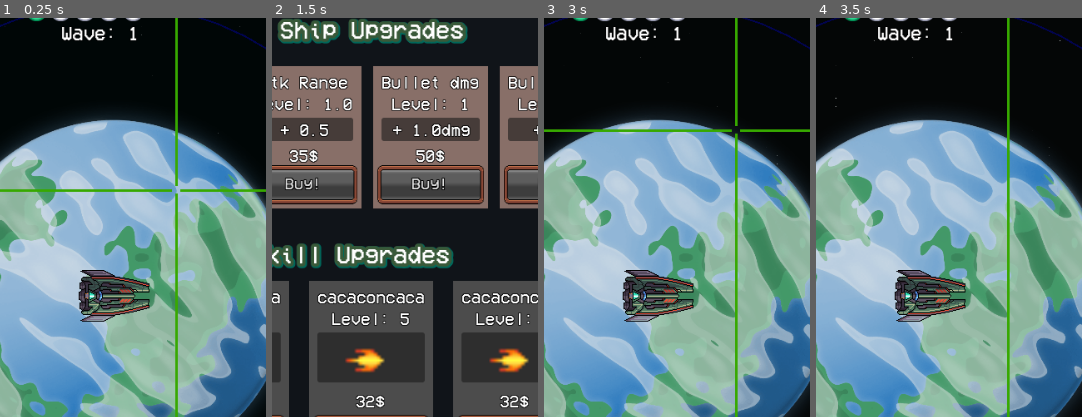
Above: before the commit, frames 1-4 (left to right).
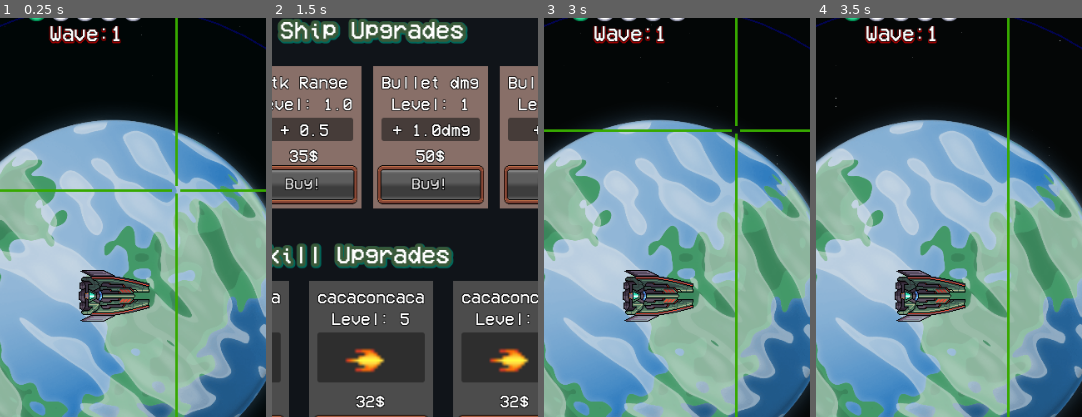
Above: after the commit, the same moments.

Repository: MauroCastro1705/mini_auto_battler
Game: Godot game, scene res://test/test-scene.tscn
Two runs of this game, one before a commit and one after it. Both use one fixed random seed, a clock stepped at 60 frames per second and the inputs below. The project has no main scene, so this scene is started directly.
Inputs (mouse positions are % of the whole screen's width and height, from its top left):
- Up to frame 1 (0.25 s): no input
- Up to frame 2 (1.5 s): click "Store" at 0.5 s; click "Buy!" at 1.25 s
- Up to frame 3 (3 s): click "Return" at 2 s; tap Enter at 2.75 s; move the mouse to (72, 45) at 2.77 s; hold W (arriba) from 2.78 s (still down); tap D (der) at 2.85 s; click (72, 45) at 2.92 s
- Up to frame 4 (3.5 s): keep holding W (arriba)
The pictures show only the part of the screen within x 31-81%, y 14-64%; the shares and areas given below are measured in that part.

The runs differ from the first frame. In frame 1, 0.9% of the frame differs, in the area x 18-52%, y 2-7%; in frame 2, nothing differs; in frame 3, 0.9%; in frame 4, 0.9%.

Commit message:
Improve WaveControl label styling and placement
Updated the WaveControl label font size, added shadow effects, and adjusted label offsets for better visibility. Also fixed the wave text formatting in the script and corrected the node hierarchy in the test scene.

Diff:
--- a/test/test-scene.tscn
+++ b/test/test-scene.tscn
@@ -80,6 +80,12 @@
 offset_right = 109.0
 offset_bottom = 11.44
 
+[node name="WaveControl" parent="CanvasLayer" instance=ExtResource("16_pd52j")]
+offset_left = 232.0
+offset_top = 111.0
+offset_right = 232.0
+offset_bottom = 111.0
+
 [node name="ExpBar" parent="CanvasLayer" instance=ExtResource("10_3wmdq")]
 anchor_left = 0.027
 anchor_top = 0.102
@@ -141,10 +147,4 @@
 position = Vector2(784, 14)
 rotation = 1.57079
 
-[node name="WaveControl" parent="." instance=ExtResource("16_pd52j")]
-offset_left = 232.0
-offset_top = 111.0
-offset_right = 232.0
-offset_bottom = 111.0
-
 [connection signal="timeout" from="Timer" to="GameManager" method="_on_timer_timeout"]
--- a/ui/wave ui/wave_control.gd
+++ b/ui/wave ui/wave_control.gd
@@ -20,7 +20,7 @@
 		slots[i].texture = active_texture if i == (wave - 1) % wave_count else inactive_texture
 
 func wave_text_update():
-	label.text = "Wave: " + str(Global.current_wave)
+	label.text = "Wave:" + str(Global.current_wave)
 	label.show()
 	timer.start()
 
--- a/ui/wave ui/wave_control.tscn
+++ b/ui/wave ui/wave_control.tscn
@@ -7,9 +7,12 @@
 
 [sub_resource type="LabelSettings" id="LabelSettings_w4vgn"]
 font = ExtResource("4_n4tl8")
-font_size = 23
+font_size = 25
 outline_size = 3
 outline_color = Color(0, 0, 0, 1)
+shadow_size = 6
+shadow_color = Color(0.898039, 0, 0, 0.72549)
+shadow_offset = Vector2(0, 1)
 
 [node name="WaveControl" type="Control"]
 layout_mode = 3
@@ -24,9 +27,9 @@
 
 [node name="Label" type="Label" parent="."]
 layout_mode = 2
-offset_left = 42.0
+offset_left = 28.0
 offset_top = 28.0
-offset_right = 183.0
+offset_right = 169.0
 offset_bottom = 56.0
 text = "Wave:"
 label_settings = SubResource("LabelSettings_w4vgn")
